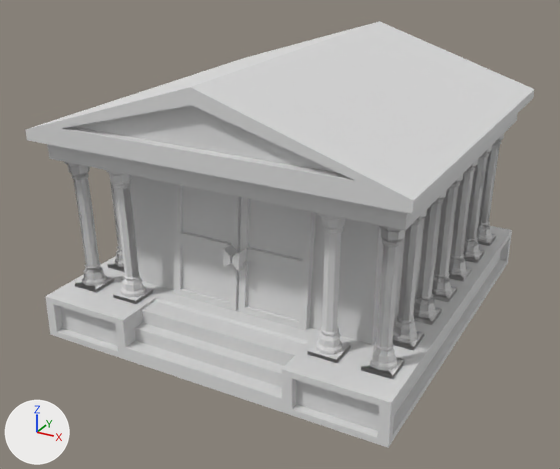
A saved change to the glTF model src/objects/Bank.gltf.
One viewpoint serves both versions: a 50 mm lens placed at (3.76, -7.12, 4.41), pointed at (-0.09, -0.11, 0.9). The axes (+X, +Y, +Z) are drawn at lower left. The lights are the same throughout. Where no turn or scale is listed for an object, it has been applied to the vertices. Vertices at the same position are counted once.

Objects in the first picture: 'Bank'.
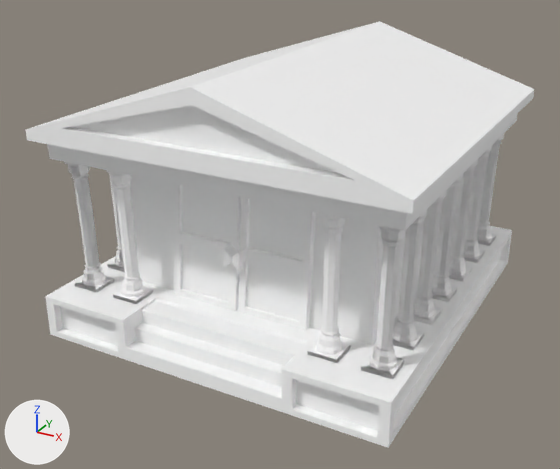
Where the newer file only moved an object's origin or applied its transform, the numbers keep the older frame.

What changed in the scene script:
```text
Change mat_bank:
    mat_bank.base_color: (0.8, 0.8, 0.8) -> (1.0, 1.0, 1.0)  # white #e7e7e7 -> white #ffffff
Change me_bank:
    used by ob_bank; location = (0.0, 0.0, 0.0)
    remove me_bank.from_pydata(...)  # 4285 vertices, 10334 faces; spans x -2.0..2.0, y -1.9..2.34, z 0.0..2.93
    add me_bank.from_pydata(...)  # 4331 vertices, 10339 faces; spans x -2.0..2.0, y -1.9..2.34, z 0.0..2.93
    me_bank part 1: 25 vertices added at x 1.66..1.77, y -1.49..0.79, z 0.68..1.73
```

Changed parts and their boxes [x1, y1, x2, y2] in the pictures (560 x 469 px):
'Bank', recoloured
    both: [25, 21, 535, 448]
part 1 of me_bank, added
    after: [380, 169, 474, 357]
